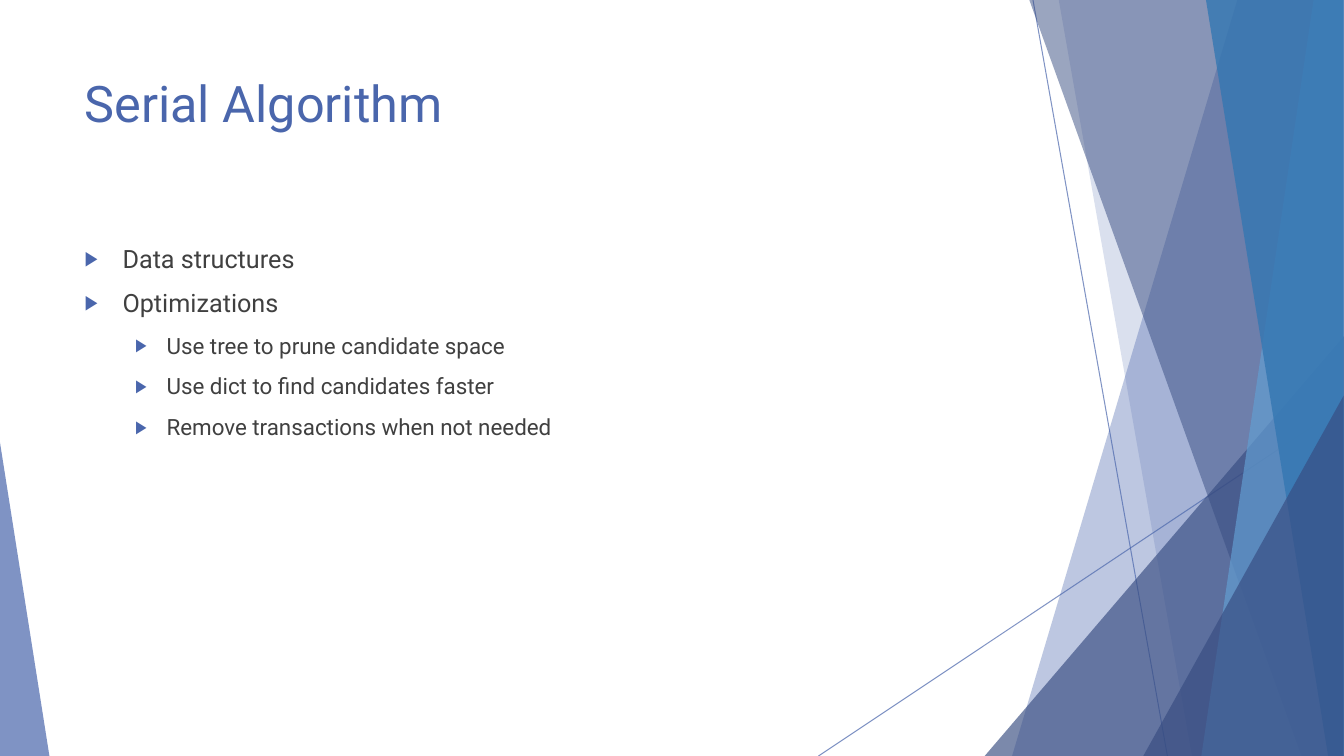
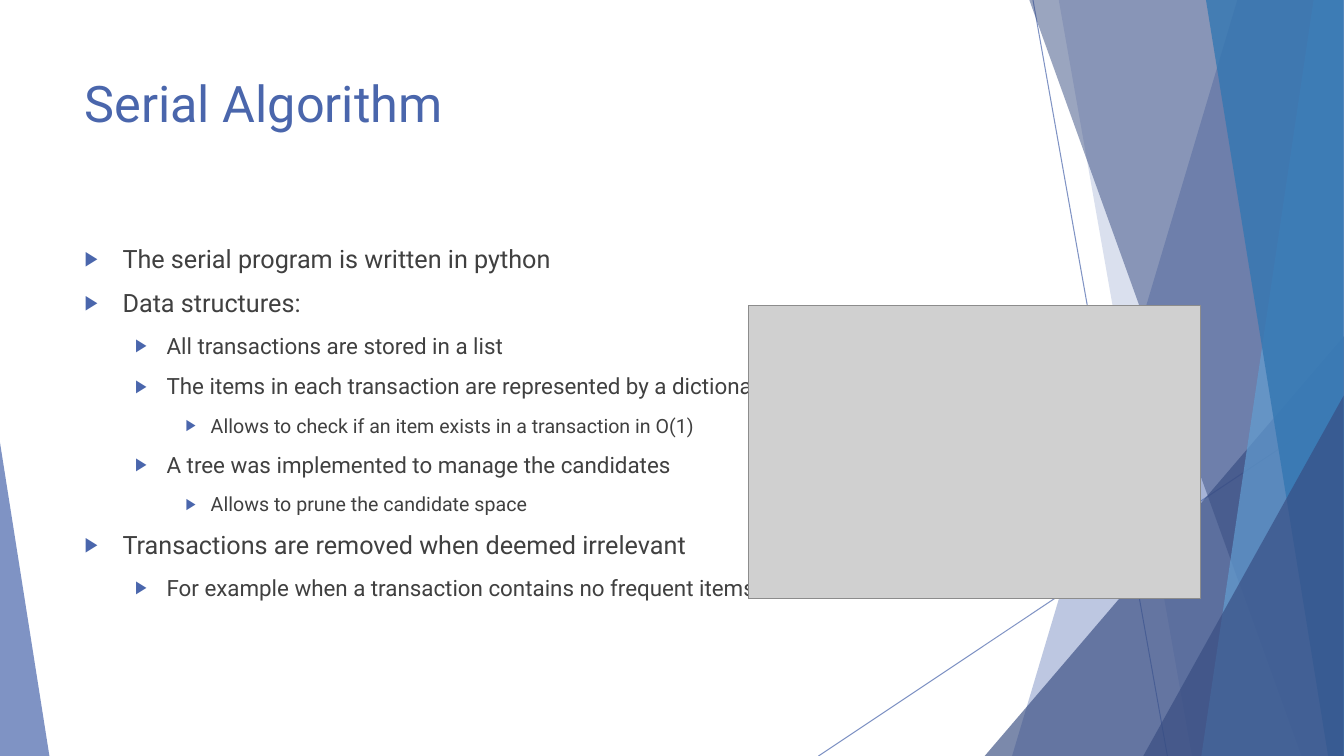
Before and after one commit to ParallelProgramming/Term-Project, a slide deck: slide 5 of Parallel Data Mining.pptx (slide 3 before the commit). Drawn at 1344x756 pixels with LibreOffice and Linux fonts; fonts in the diff are those of the drawing; grey boxes stand for pictures. Boxes give left, top, right and bottom in pixels: in the first picture for what was removed or moved away, otherwise in the second. Text is boxed around its words. In the diff, an @@ line names an element or a change of style, - is before the commit and + after.

```diff
--- a/Parallel Data Mining.pptx
+++ b/Parallel Data Mining.pptx
@@ text at [123,249,785,602]: text changed @@
-▶ Data structures
-▶ Optimizations
-  ▶ Use tree to prune candidate space
-  ▶ Use dict to find candidates faster
-  ▶ Remove transactions when not needed
+▶ The serial program is written in python
+▶ Data structures:
+  ▶ All transactions are stored in a list
+  ▶ The items in each transaction are represented by a dictionary
+    ▶ Allows to check if an item exists in a transaction in O(1)
+  ▶ A tree was implemented to manage the candidates
+    ▶ Allows to prune the candidate space
+▶ Transactions are removed when deemed irrelevant
+  ▶ For example when a transaction contains no frequent itemsets
@@ picture added at [749,306,1201,599] @@
```
Also in this commit, not shown: 6 other slides changed, 12 slides added, 4 slides removed, 2 other files.
